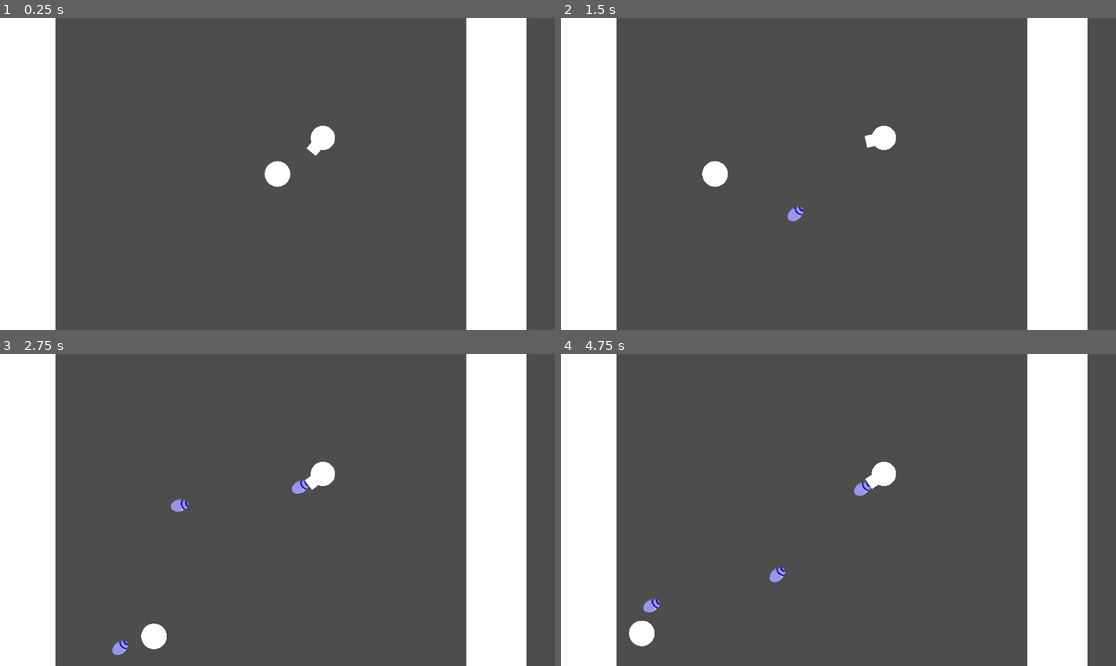
Above: before the commit, frames 1-4 (two rows, left to right).
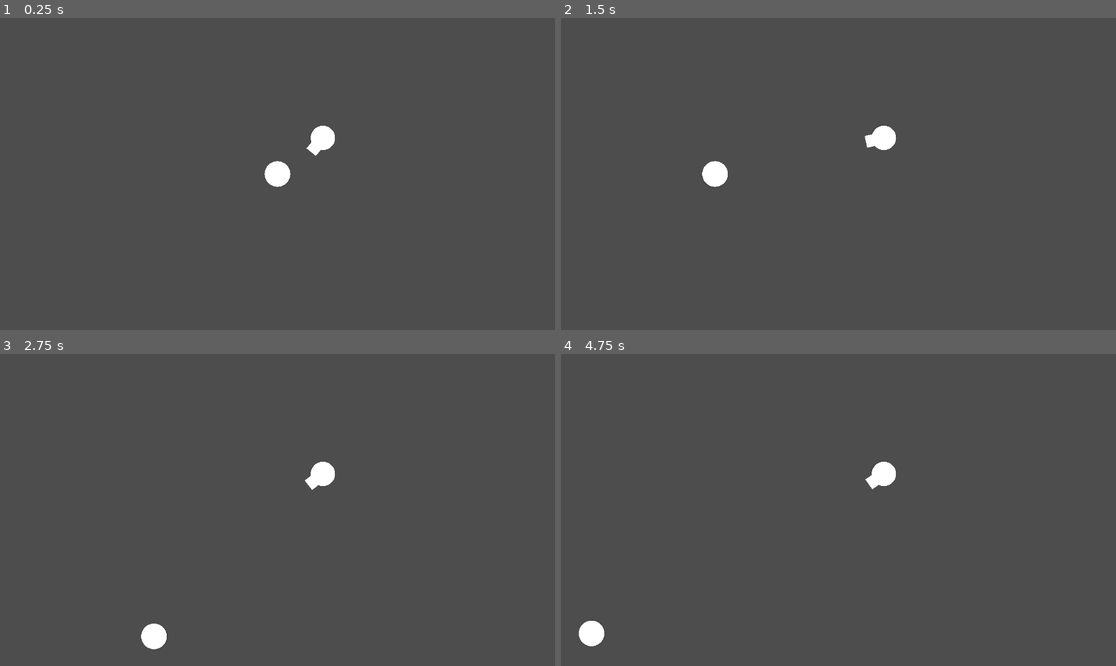
Above: after the commit, the same moments.

Repository: starlight426/TeamSevenGame
Game: Godot game, scene res://main.tscn
Two runs of this game, one before a commit and one after it. Both use one fixed random seed, a clock stepped at 60 frames per second and the inputs below.
Inputs (mouse positions are in pixels of both pictures, inside the frame that each line leads up to):
- Up to frame 1 (0.25 s): no input
- Up to frame 2 (1.5 s): move the mouse to (960, 158) at 0.52 s; hold A (a_press) 0.53-1.28 s; move the mouse to (727, 189) at 1.27 s; tap D (d_press) at 1.35 s
- Up to frame 3 (2.75 s): move the mouse to (333, 441) at 2.02 s; hold S (s_press) from 2.03 s (still down)
- Up to frame 4 (4.75 s): move the mouse to (810, 572) at 2.77 s; release S (s_press) at 2.78 s; tap W (w_press) at 2.85 s; move the mouse to (1005, 556) at 3.52 s; hold A (a_press) 3.53-4.28 s; move the mouse to (672, 463) at 4.27 s; tap D (d_press) at 4.35 s

The runs differ from the first frame. In frame 1, 21% of the frame differs, in the area x 0-95%, y 0-100%; in frame 2, 21%; in frame 3, 21%; in frame 4, 21%.
Error after the commit: Parse Error: Too few arguments for "load_room_from_exit()" call. Expected at least 3 but received 0. (res://main.gd:6)

Commit message:
more room loader progress

Diff:
--- /dev/null
+++ b/Overworld Scenes/Room Scenes/template_room.tscn
@@ -0,0 +1,60 @@
+[gd_scene load_steps=3 format=3 uid="uid://c3dnk0kgcede3"]
+
+[ext_resource type="PackedScene" uid="uid://dsrmf6yrx14yl" path="res://Overworld Scenes/Object Scenes/wall_square.tscn" id="1_dxy12"]
+[ext_resource type="PackedScene" uid="uid://duhokojc6cecj" path="res://Overworld Scenes/Object Scenes/exit.tscn" id="1_olnia"]
+
+[node name="TemplateRoom" type="Node2D"]
+
+[node name="exit" parent="." instance=ExtResource("1_olnia")]
+position = Vector2(-4000, 0)
+target_room = ""
+target_entrance = "from_right"
+
+[node name="exit4" parent="." instance=ExtResource("1_olnia")]
+position = Vector2(0, 4000)
+target_room = ""
+target_entrance = "from_top"
+
+[node name="exit2" parent="." instance=ExtResource("1_olnia")]
+position = Vector2(0, -4000)
+target_room = ""
+target_entrance = "from_bottom"
+
+[node name="exit3" parent="." instance=ExtResource("1_olnia")]
+position = Vector2(4000, 0)
+target_room = ""
+target_entrance = "from_left"
+
+[node name="WallSquare" parent="." instance=ExtResource("1_dxy12")]
+position = Vector2(-3000, -4000)
+scale = Vector2(10, 6)
+
+[node name="WallSquare7" parent="." instance=ExtResource("1_dxy12")]
+position = Vector2(-3000, 4000)
+scale = Vector2(10, 6)
+
+[node name="WallSquare8" parent="." instance=ExtResource("1_dxy12")]
+position = Vector2(3000, 4000)
+scale = Vector2(10, 6)
+
+[node name="WallSquare3" parent="." instance=ExtResource("1_dxy12")]
+position = Vector2(3000, -4000)
+scale = Vector2(10, 6)
+
+[node name="WallSquare2" parent="." instance=ExtResource("1_dxy12")]
+position = Vector2(4000, -3000)
+scale = Vector2(6, 10)
+
+[node name="WallSquare5" parent="." instance=ExtResource("1_dxy12")]
+position = Vector2(-4000, -3000)
+scale = Vector2(6, 10)
+
+[node name="WallSquare6" parent="." instance=ExtResource("1_dxy12")]
+position = Vector2(-4000, 3000)
+scale = Vector2(6, 10)
+
+[node name="WallSquare4" parent="." instance=ExtResource("1_dxy12")]
+position = Vector2(4000, 3000)
+scale = Vector2(6, 10)
+
+[node name="Marker2D" type="Marker2D" parent="."]
--- a/Scripts/Global/AttackSpawner.gd
+++ b/Scripts/Global/AttackSpawner.gd
@@ -27,11 +27,11 @@
 
 func spawn_bullets(pos,dir,pattern,pattern_scale,pattern_delay,anim,shape,type,speed,size,dmg,team,color,mod1,mod2,mod3):
 	var patterner = bullet_patterner_scn.instantiate()
-	add_sibling(patterner)
+	RoomLoader.current_room.add_child(patterner)
 	return patterner.spawn_pattern(pos,dir,pattern,pattern_scale,pattern_delay,anim,shape,type,speed,size,dmg,team,color,mod1,mod2,mod3)
 
 
 func spawn_solids(pos,dir,pattern,pattern_scale,shape,type,speed,size,dmg,team,color,mod1,mod2,mod3,hp):
 	var patterner = solid_patterner_scn.instantiate()
-	add_sibling(patterner)
+	RoomLoader.current_room.add_child(patterner)
 	return patterner.spawn_pattern(pos,dir,pattern,pattern_scale,shape,type,speed,size,dmg,team,color,mod1,mod2,mod3,hp)
--- a/Scripts/Global/RoomLoader.gd
+++ b/Scripts/Global/RoomLoader.gd
@@ -40,8 +40,8 @@
 	main_node.call_deferred("add_child", new_room_loaded)
 	current_room = new_room_loaded
 
-	main_node.set_camera(new_room_loaded.get_node("left_limit_marker").position.x,new_room_loaded.get_node("right_limit_marker").position.x,
-	new_room_loaded.get_node("top_limit_marker").position.y,new_room_loaded.get_node("bottom_limit_marker").position.y)
+	main_node.set_camera(new_room_loaded.get_node("left_camera_limit").position.x,new_room_loaded.get_node("right_camera_limit").position.x,
+	new_room_loaded.get_node("top_camera_limit").position.y,new_room_loaded.get_node("bottom_camera_limit").position.y)
 
 	room_has_loaded.emit()
 
--- a/main.gd
+++ b/main.gd
@@ -3,7 +3,7 @@
 
 # Called when the node enters the scene tree for the first time.
 func _ready() -> void:
-	pass # Replace with function body.
+	RoomLoader.load_room_from_exit() #TODO
 
 
 # Called every frame. 'delta' is the elapsed time since the previous frame.
--- a/main.tscn
+++ b/main.tscn
@@ -1,8 +1,7 @@
-[gd_scene load_steps=5 format=3 uid="uid://cmcabksd0f3yj"]
+[gd_scene load_steps=4 format=3 uid="uid://cmcabksd0f3yj"]
 
 [ext_resource type="PackedScene" uid="uid://hwmgwkumra7q" path="res://Overworld Scenes/Player Scenes/player.tscn" id="1_fmlmq"]
 [ext_resource type="Script" path="res://main.gd" id="1_ipmiu"]
-[ext_resource type="PackedScene" uid="uid://cowpe2yb80ahw" path="res://Overworld Scenes/Room Scenes/Dev/test_room.tscn" id="3_f1wwc"]
 [ext_resource type="PackedScene" uid="uid://4i7rpstg74wt" path="res://Combat Scenes/Enemy Scenes/enemy_circle_basic.tscn" id="4_yqcyb"]
 
 [node name="Main" type="Node2D"]
@@ -10,8 +9,6 @@
 
 [node name="Player" parent="." instance=ExtResource("1_fmlmq")]
 
-[node name="TestRoom" parent="." instance=ExtResource("3_f1wwc")]
-
 [node name="EnemyCircleBasic" parent="." instance=ExtResource("4_yqcyb")]
 position = Vector2(377, -300)
 
